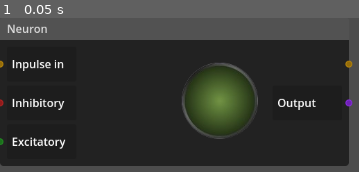
Above: before the commit, frame 1.
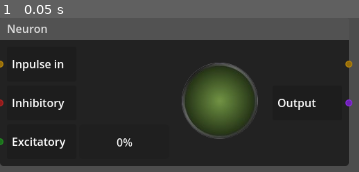
Above: after the commit, the same moment.

Repository: TheHat1/synapse
Game: Godot game, scene res://Neuron/neuron.tscn
The game is run twice, just before and just after one commit, with the same random seed, the same clock (stepped at 60 frames per second) and the same inputs. This scene is started directly instead of the project's main scene. Sound files missing from this copy of the repository are replaced by a short silence.
Inputs:
- Up to frame 1 (0.05 s): no input

The runs differ from the first frame. In frame 1, 0.2% of the frame differs, in the area x 32-37%, y 77-84%.
Error before the commit: Invalid call. Nonexistent function 'trigger_from' in base 'Window'. (res://Neuron/neuron.gd:13)

Commit message:
Add neuron logic

Diff:
--- a/Neuron/neuron.gd
+++ b/Neuron/neuron.gd
@@ -2,7 +2,12 @@
 
 var led_off = load("res://Assets/neuron_led.png")
 var led_on = load("res://Assets/neuron_led_lit.png")
-var temp = 100
+
+var buffer_size = 10.0
+var drain = 0.5
+var buffer= 0.0
+var drain_on_inhib = 1.0
+var add_on_extc = 1.0
 
 func _ready():
 	set_slot(0, true, 0, Color.DARK_GOLDENROD, true, 0, Color.DARK_GOLDENROD)
@@ -23,21 +28,24 @@
 		_:
 			print("Unhandled port: ", port)
 
-func _process(_delta):
-	temp += 1
-	if(temp == 101):
-		fire_output(1)
-		temp = 0
-
 func on_inpulse_in():
 	fire_output(0)
-	$HBoxContainer/Control/Sprite2D.texture = led_on
-	$HBoxContainer/Control/AudioStreamPlayer2D.play()
-	await $HBoxContainer/Control/AudioStreamPlayer2D.finished
-	$HBoxContainer/Control/Sprite2D.texture = led_off
+	if buffer >= buffer_size:
+		print(buffer)
+		buffer = 0.0
+		fire_output(1)
+		$HBoxContainer/Control/Sprite2D.texture = led_on
+		$HBoxContainer/Control/AudioStreamPlayer2D.play()
+		await $HBoxContainer/Control/AudioStreamPlayer2D.finished
+		$HBoxContainer/Control/Sprite2D.texture = led_off
+	buffer += 1.5 #in need of input slot for now temp
+	buffer -= drain
 
 func on_inhib_in():
-	pass
+	buffer -= drain_on_inhib
 
 func on_exc_in():
-	pass
+	buffer += add_on_extc
+
+func _process(_delta) -> void:
+	$HBoxContainer3/ProgressBar.value = buffer / buffer_size * 100
--- a/Neuron/neuron.tscn
+++ b/Neuron/neuron.tscn
@@ -156,3 +156,10 @@
 offset_right = 83.0
 offset_bottom = 36.0
 text = "Excitatory "
+
+[node name="ProgressBar" type="ProgressBar" parent="HBoxContainer3"]
+custom_minimum_size = Vector2(130, 0)
+layout_mode = 2
+size_flags_vertical = 1
+theme_override_constants/outline_size = 2
+rounded = true
